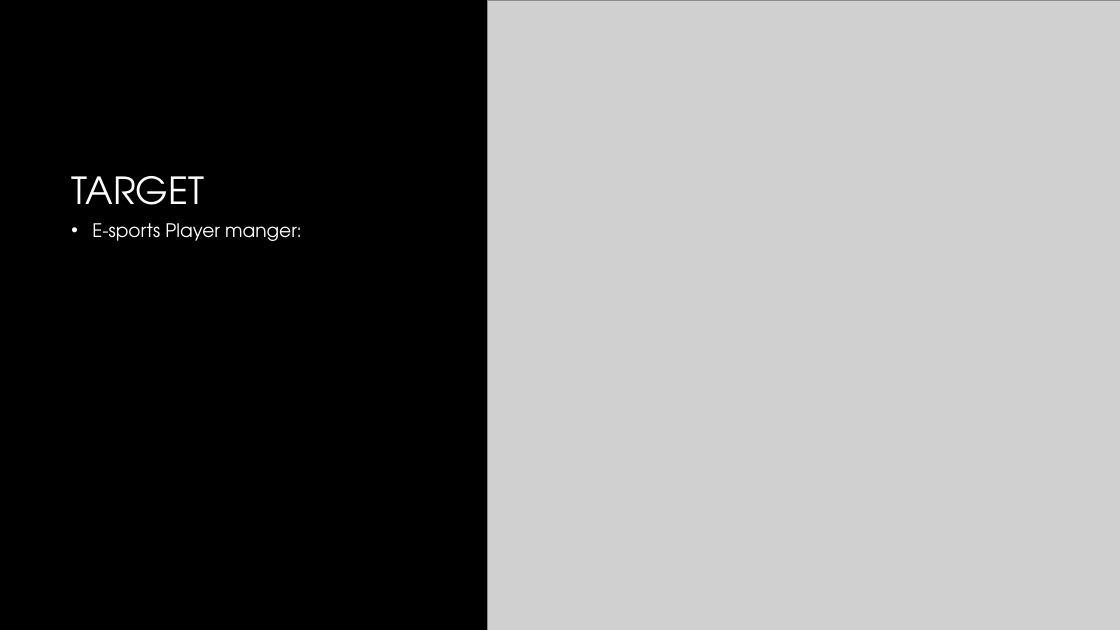
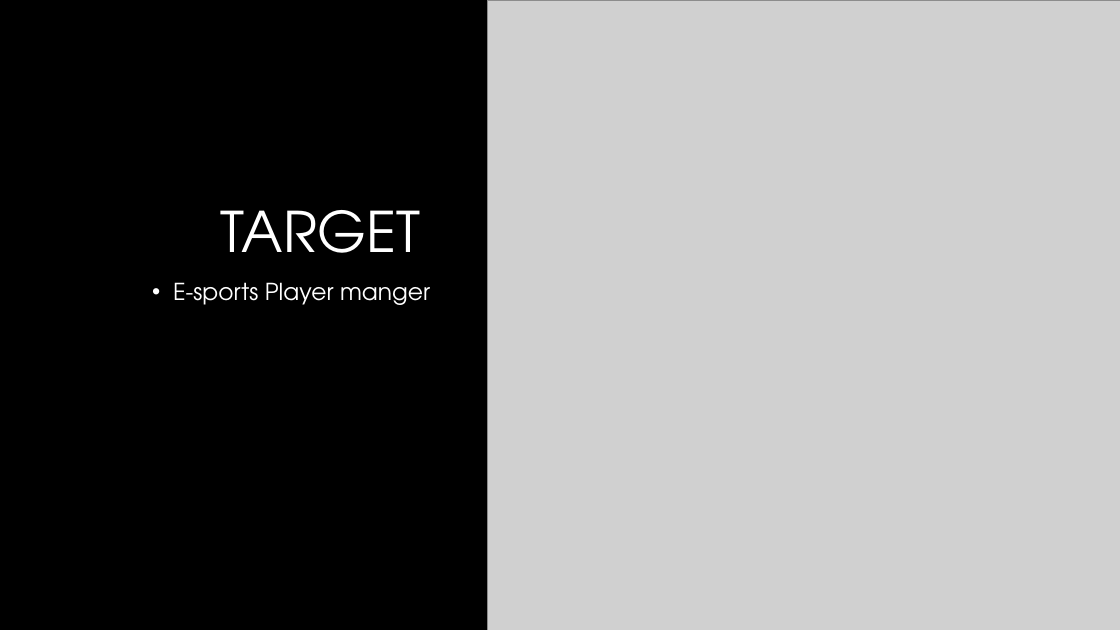
Before and after one commit to vinceleg/lab04_repo, a slide deck: slide 18 of dtc_team16_pitch_presentation.pptx (slide 8 before the commit). Drawn at 1120x630 pixels with LibreOffice and Linux fonts; fonts in the diff are those of the drawing; grey boxes stand for pictures; background and template pictures are left out. Boxes give left, top, right and bottom in pixels: in the first picture for what was removed or moved away, otherwise in the second. Text is boxed around its words. In the diff, an @@ line names an element or a change of style, - is before the commit and + after.

```diff
--- a/dtc_team16_pitch_presentation.pptx
+++ b/dtc_team16_pitch_presentation.pptx
@@ title "TARGET": place and size @@
-title "TARGET" at bbox=[71, 176, 204, 205]
+title "TARGET" at bbox=[221, 210, 420, 253]
@@ title "TARGET" at bbox=[221, 210, 420, 253]: size 32 to 48 pt; alignment left to right @@
@@ text at bbox=[173, 282, 430, 305]: text changed; size 16 to 20 pt @@
-• E-sports Player manger:
+• E-sports Player manger
```
Also in this commit, not shown: 12 slides added, 1 other file.
